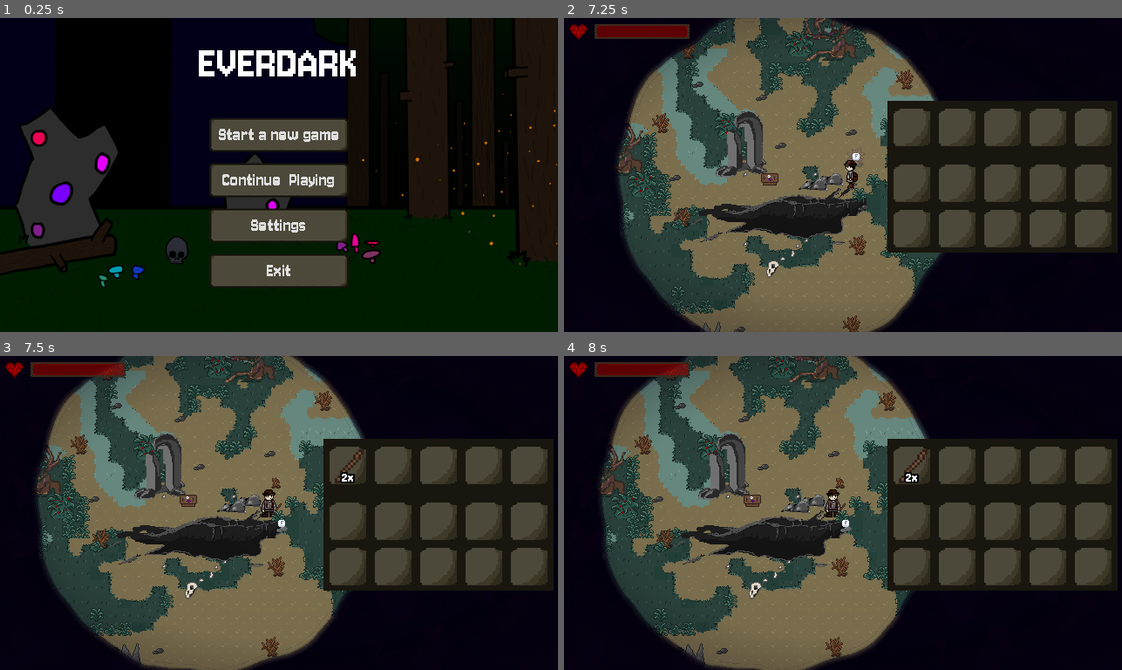
Above: before the commit, frames 1-4 (two rows, left to right).
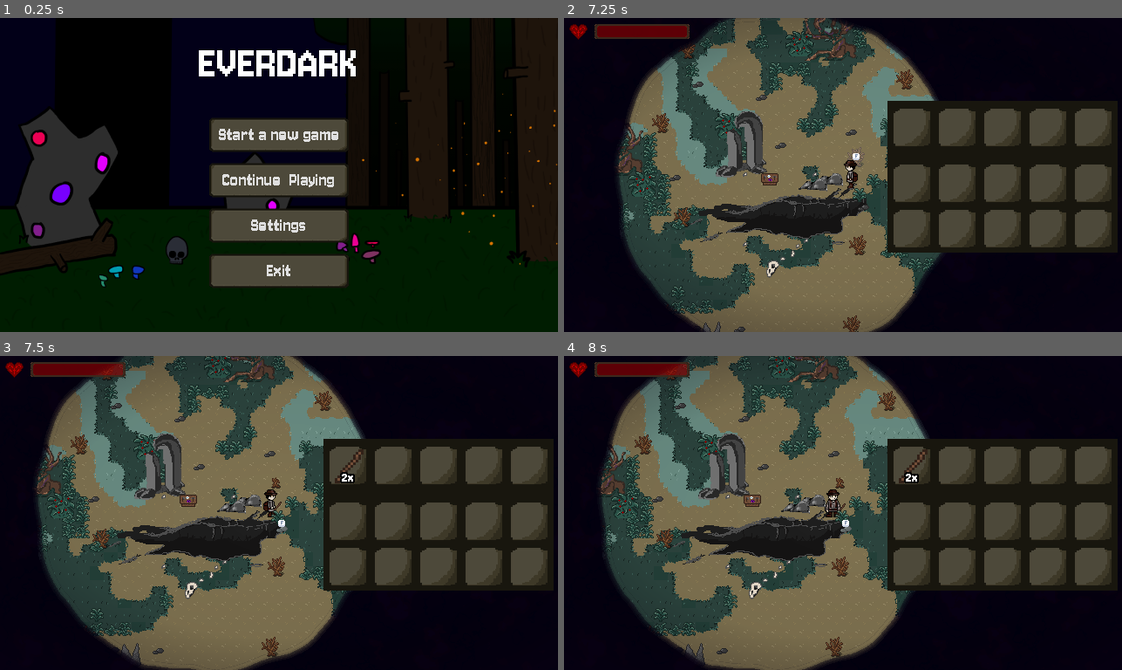
Above: after the commit, the same moments.

Repository: TimoRoggel/EverDark
Game: Godot game, scene res://UI/Main menu/main_menu.tscn
Same seed, same stepped clock (60 frames per second), same inputs: the game is played once before the commit and once after it. The engine's default icon, where the game draws it, is replaced by a stand-in: a white triangle on a blue panel in a dark square. Sound files missing from this copy of the repository are replaced by a short silence.
Inputs (mouse positions are in pixels of both pictures, inside the frame that each line leads up to):
- Up to frame 1 (0.25 s): no input
- Up to frame 2 (7.25 s): click "Start a new game" at 0.5 s; click "Start a new game" at 1.25 s; click "OK" at 2 s; tap Enter at 2.75 s; move the mouse to (965, 159) at 2.77 s; press the mouse at (965, 159) at 2.78 s; hold D (right) 2.78-3.5 s; release the mouse at (965, 159) at 3.5 s; drag from (731, 190) to (820, 162) at 3.52 s; move the mouse to (898, 105) at 4.27 s; hold D (right) 4.28-5 s; hold Right mouse button (block) 4.28-5 s; click (898, 105) at 4.55 s; drag from (815, 237) to (770, 178) at 5.02 s; move the mouse to (1010, 222) at 5.77 s; hold A (left) 5.78-6.5 s; hold Q (drop_item) 5.78-6.5 s; click (1010, 222) at 6.05 s; tap Tab (toggle_inventory) at 6.4 s; drag from (675, 127) to (820, 149) at 6.52 s
- Up to frame 3 (7.5 s): move the mouse to (306, 513) at 7.27 s; hold S (down) from 7.28 s (still down); hold F (interact) from 7.28 s (still down)
- Up to frame 4 (8 s): keep holding S (down); keep holding F (interact); click (870, 513) at 7.55 s

Frames 1-2 are identical in both runs. In frame 3, 0.1% of the frame differs, in the area x 46-51%, y 42-52%; in frame 4, nothing differs.

Commit message:
pickdrop animation, fix campfire crash

Diff:
--- a/resources/player_sprite_frames.tres
+++ b/resources/player_sprite_frames.tres
@@ -20,6 +20,7 @@
 [ext_resource type="Texture2D" uid="uid://y3o1574w7a2s" path="res://graphics/characters/player/player_movement_down.png" id="6_cd0ib"]
 [ext_resource type="Texture2D" uid="uid://5t2ygtatkgbi" path="res://graphics/characters/player/player_movement_side.png" id="7_mk4ni"]
 [ext_resource type="Texture2D" uid="uid://bugi1rsonw5m" path="res://graphics/characters/player/player_movement_up.png" id="8_qbj12"]
+[ext_resource type="Texture2D" uid="uid://btedrdessw45" path="res://graphics/characters/player/pick-drop_side_view.png" id="21_8i132"]
 
 [sub_resource type="AtlasTexture" id="AtlasTexture_nktl3"]
 atlas = ExtResource("1_xdrai")
@@ -733,6 +734,26 @@
 atlas = ExtResource("8_qbj12")
 region = Rect2(222, 0, 32, 32)
 
+[sub_resource type="AtlasTexture" id="AtlasTexture_38c1x"]
+atlas = ExtResource("21_8i132")
+region = Rect2(36, 0, 36, 32)
+
+[sub_resource type="AtlasTexture" id="AtlasTexture_w5o63"]
+atlas = ExtResource("21_8i132")
+region = Rect2(72, 0, 36, 32)
+
+[sub_resource type="AtlasTexture" id="AtlasTexture_gxkr8"]
+atlas = ExtResource("21_8i132")
+region = Rect2(108, 0, 36, 32)
+
+[sub_resource type="AtlasTexture" id="AtlasTexture_cofhg"]
+atlas = ExtResource("21_8i132")
+region = Rect2(144, 0, 36, 32)
+
+[sub_resource type="AtlasTexture" id="AtlasTexture_2qw3q"]
+atlas = ExtResource("21_8i132")
+region = Rect2(180, 0, 36, 32)
+
 [resource]
 animations = [{
 "frames": [{
@@ -1412,4 +1433,100 @@
 "loop": true,
 "name": &"move_up",
 "speed": 5.0
+}, {
+"frames": [{
+"duration": 1.0,
+"texture": SubResource("AtlasTexture_38c1x")
+}, {
+"duration": 1.0,
+"texture": SubResource("AtlasTexture_w5o63")
+}, {
+"duration": 1.0,
+"texture": SubResource("AtlasTexture_gxkr8")
+}, {
+"duration": 1.0,
+"texture": SubResource("AtlasTexture_cofhg")
+}, {
+"duration": 1.0,
+"texture": SubResource("AtlasTexture_2qw3q")
+}, {
+"duration": 1.0,
+"texture": SubResource("AtlasTexture_cofhg")
+}, {
+"duration": 1.0,
+"texture": SubResource("AtlasTexture_gxkr8")
+}, {
+"duration": 1.0,
+"texture": SubResource("AtlasTexture_w5o63")
+}, {
+"duration": 1.0,
+"texture": SubResource("AtlasTexture_38c1x")
+}],
+"loop": false,
+"name": &"pickdrop_down",
+"speed": 40.0
+}, {
+"frames": [{
+"duration": 1.0,
+"texture": SubResource("AtlasTexture_38c1x")
+}, {
+"duration": 1.0,
+"texture": SubResource("AtlasTexture_w5o63")
+}, {
+"duration": 1.0,
+"texture": SubResource("AtlasTexture_gxkr8")
+}, {
+"duration": 1.0,
+"texture": SubResource("AtlasTexture_cofhg")
+}, {
+"duration": 1.0,
+"texture": SubResource("AtlasTexture_2qw3q")
+}, {
+"duration": 1.0,
+"texture": SubResource("AtlasTexture_cofhg")
+}, {
+"duration": 1.0,
+"texture": SubResource("AtlasTexture_gxkr8")
+}, {
+"duration": 1.0,
+"texture": SubResource("AtlasTexture_w5o63")
+}, {
+"duration": 1.0,
+"texture": SubResource("AtlasTexture_38c1x")
+}],
+"loop": false,
+"name": &"pickdrop_right",
+"speed": 40.0
+}, {
+"frames": [{
+"duration": 1.0,
+"texture": SubResource("AtlasTexture_38c1x")
+}, {
+"duration": 1.0,
+"texture": SubResource("AtlasTexture_w5o63")
+}, {
+"duration": 1.0,
+"texture": SubResource("AtlasTexture_gxkr8")
+}, {
+"duration": 1.0,
+"texture": SubResource("AtlasTexture_cofhg")
+}, {
+"duration": 1.0,
+"texture": SubResource("AtlasTexture_2qw3q")
+}, {
+"duration": 1.0,
+"texture": SubResource("AtlasTexture_cofhg")
+}, {
+"duration": 1.0,
+"texture": SubResource("AtlasTexture_gxkr8")
+}, {
+"duration": 1.0,
+"texture": SubResource("AtlasTexture_w5o63")
+}, {
+"duration": 1.0,
+"texture": SubResource("AtlasTexture_38c1x")
+}],
+"loop": false,
+"name": &"pickdrop_up",
+"speed": 40.0
 }]
--- a/scenes/characters/player.tscn
+++ b/scenes/characters/player.tscn
@@ -109,7 +109,7 @@
 y_sort_enabled = true
 use_parent_material = true
 sprite_frames = ExtResource("2_6ux5t")
-animation = &"attack_up_9"
+animation = &"pickdrop_up"
 centered = false
 offset = Vector2(-16, -32)
 
--- a/scripts/components/inventory_component.gd
+++ b/scripts/components/inventory_component.gd
@@ -27,6 +27,8 @@
 
 func _on_item_dropped(item: InventoryItem) -> void:
 	DroppedItem2D.drop(item.item.id, item.quantity, global_position)
+	if !controller.animation.forced_animation_playing:
+		controller.animation.play("pickdrop")
 
 func drop_all():
 	if not is_empty():
--- a/scripts/tools/runnables/harvestable_runnable.gd
+++ b/scripts/tools/runnables/harvestable_runnable.gd
@@ -7,6 +7,7 @@
 	pickup_sound.play_randomized()
 	var harvestable: Harvestable = DataManager.get_resource_by_id("harvestables", param["harvestable"])
 	var rewards: Array[Item] = harvestable.generate_rewards()
+	param["controller"].animation.play("pickdrop")
 	for i: Item in rewards:
 		give_item(param["controller"], i)
 	param["self"].deplete()
--- a/scripts/tools/runnables/item_pickup_runnable.gd
+++ b/scripts/tools/runnables/item_pickup_runnable.gd
@@ -7,6 +7,7 @@
 	var pickup_sound: RandomAudioStreamPlayer2D = GameManager.create_audio_player(&"SFX", [preload("uid://cw1m382crj73o"), preload("uid://baih8kycsvoir")], param["self"])
 	pickup_sound.play_randomized()
 	var remainder: int = param["controller"].inventory.add(param["item"], param.get("quantity", 1))
+	param["controller"].animation.play("pickdrop")
 	if remainder > 0:
 		param["self"].amount = remainder
 		param["self"].global_position = param["controller"].global_position
--- a/scripts/ui/campfire_ui.gd
+++ b/scripts/ui/campfire_ui.gd
@@ -82,11 +82,17 @@
 
 func check_recipe_availability(recipe: Recipe = items.get_item_metadata(selected)) -> void:
 	var inv: InventoryComponent = GameManager.player.inventory
+	if !inv:
+		return
 	requirements_name.modulate = Color.RED if !inv.has(recipe.cost_ids[0]) else Color.WHITE
 	requirements_fuel_cost.modulate = Color.RED if fuel_progress.value < recipe.rewards[0].fuel_cost else Color.WHITE
 
 func can_craft_recipe(recipe: Recipe) -> bool:
 	check_recipe_availability(recipe)
+	if !GameManager.player:
+		return false
+	if !GameManager.player.inventory:
+		return false
 	return GameManager.player.inventory.has(recipe.cost_ids[0]) && fuel_progress.value >= recipe.rewards[0].fuel_cost
 
 func update_sprite() -> void:
Binary file added: graphics/characters/player/pick-drop_side_view.png
Not shown, added: graphics/characters/player/pick-drop_side_view.png.import
Not shown: 1 places in resources/player_sprite_frames.tres that only renumber resources
